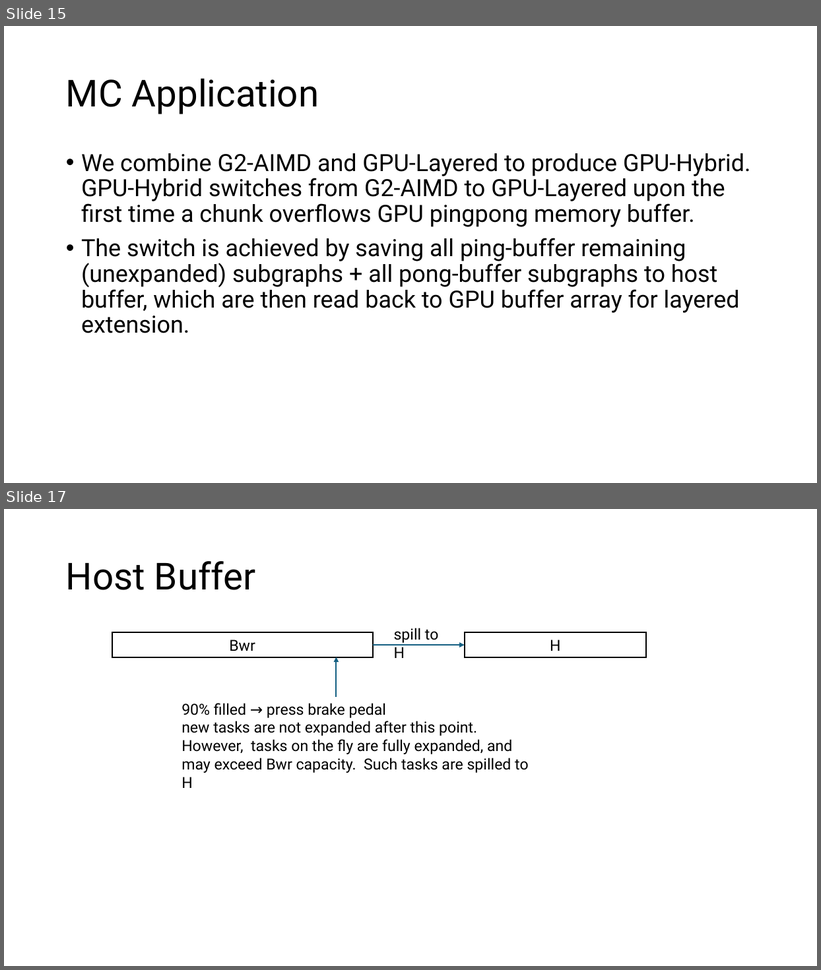
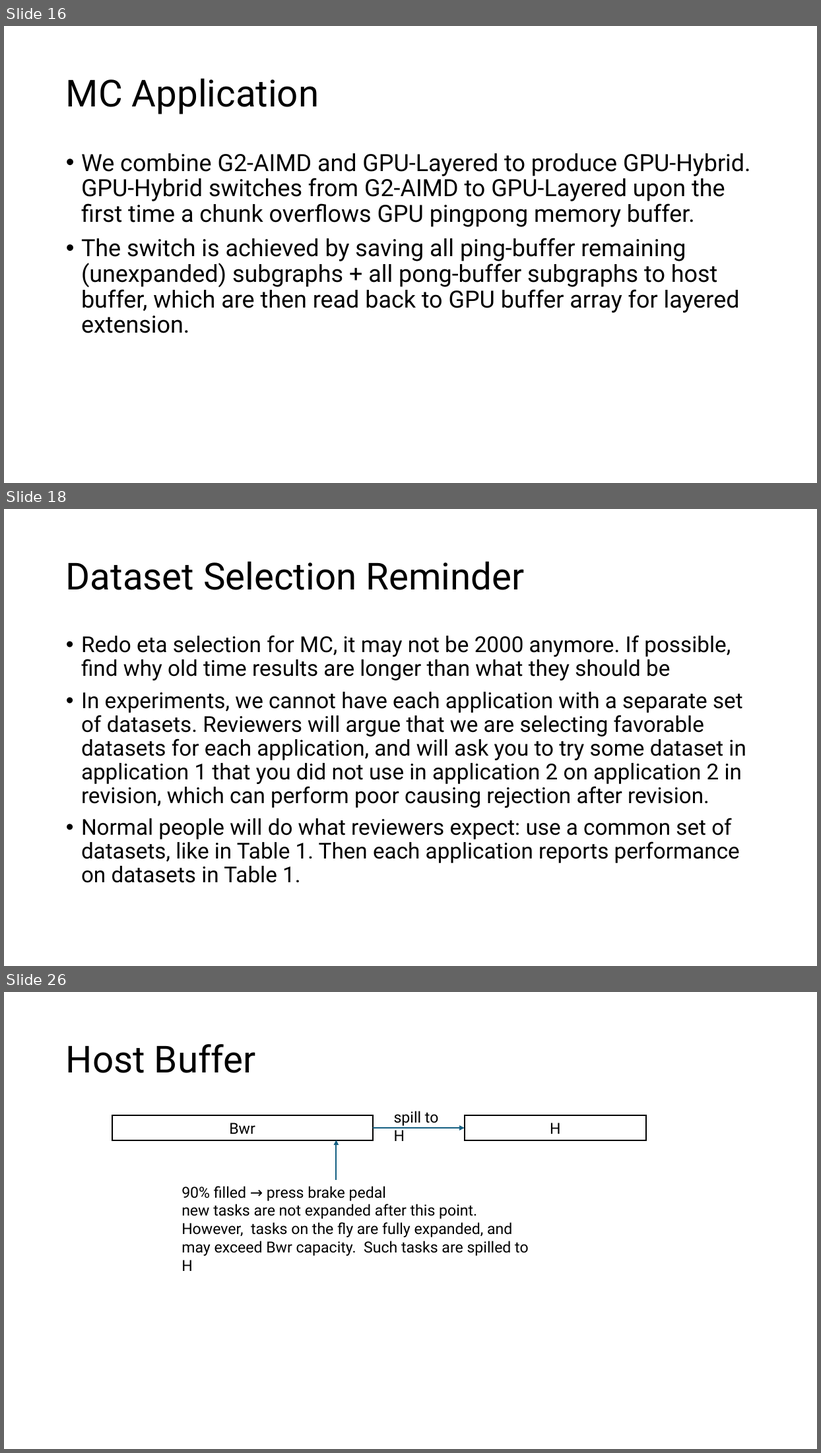
Before and after one commit to akhlaqueak/G-ThinkerCG, a slide deck: revision.pptx. Shown one above the other, each under a label of ours: slides 15 and 17 before the commit, slides 16, 18 and 26 after it; the slides between them are not shown. The pictures are 821x970 and 821x1453 pixels, drawn with LibreOffice and Linux fonts; fonts in the diff are those of the drawing. Boxes give left, top, right and bottom in pixels: in the first picture for what was removed or moved away, otherwise in the second. Text is boxed around its words. In the diff, an @@ line names an element or a change of style, - is before the commit and + after.

```diff
--- a/revision.pptx
+++ b/revision.pptx
@@ slide 18 added at bbox=[4, 509, 817, 966], background #FFFFFF @@
@@ title added at bbox=[66, 561, 524, 590], 44 pt, text #000000 @@
+Dataset Selection Reminder
@@ text added at bbox=[81, 635, 746, 883], 25.9 pt, text #000000 @@
+• Redo eta selection for MC, it may not be 2000 anymore. If possible, find why old time results are longer than what they should be
+• In experiments, we cannot have each application with a separate set of datasets. Reviewers will argue that we are selecting favorable datasets for each application, and will ask you to try some dataset in application 1 that you did not use in application 2 on application 2 in revision, which can perform poor causing rejection after revision.
+• Normal people will do what reviewers expect: use a common set of datasets, like in Table 1. Then each application reports performance on datasets in Table 1.
@@ what was slide 15 is now slide 16 @@
@@ what was slide 17 is now slide 26 @@
```
Also in this commit, not shown: 1 slide changed, 9 other slides added, 21 other files.
